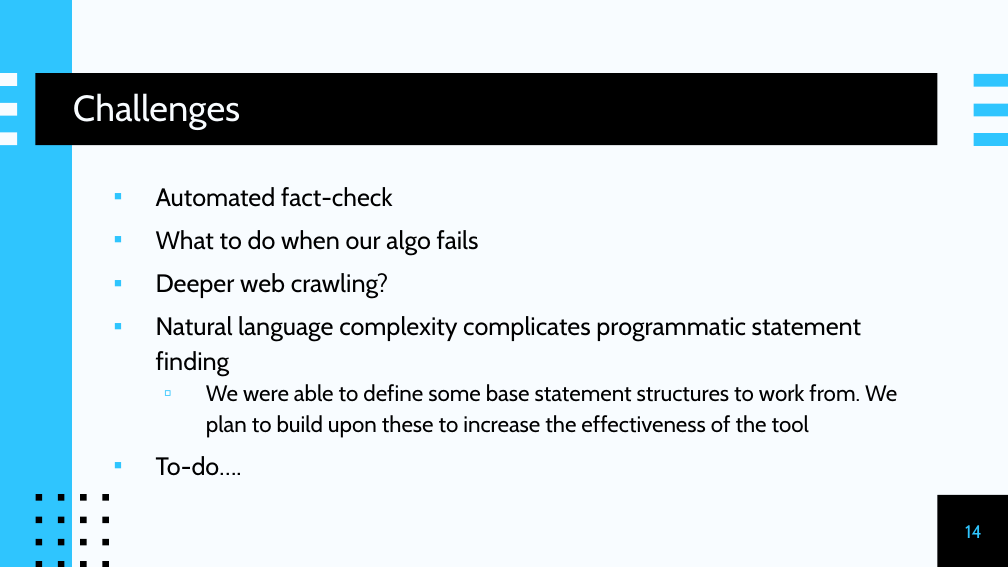
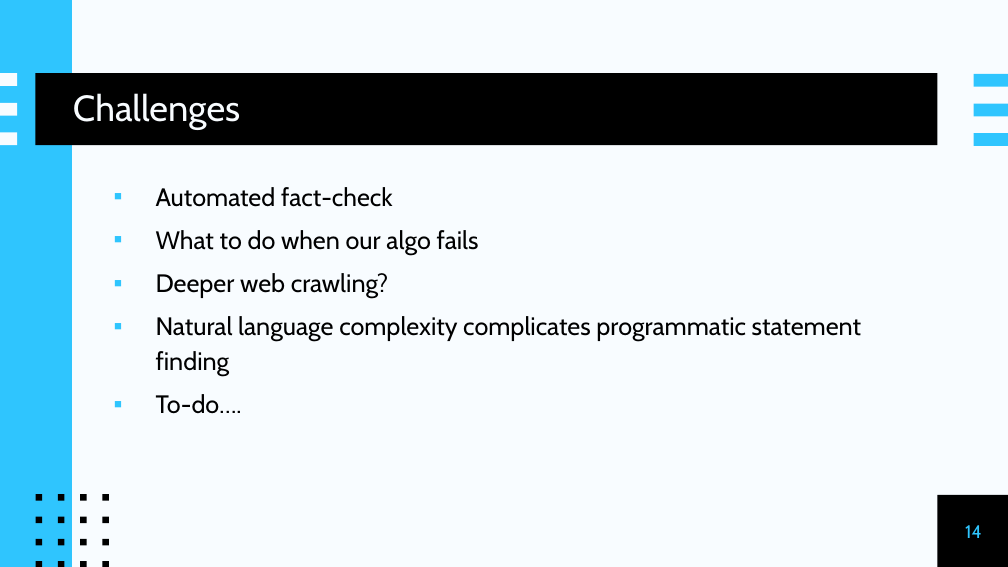
Before and after one commit to anease/senior-design, a slide deck: slide 14 of DeceptionDetective.pptx. Drawn at 1008x567 pixels with LibreOffice and Linux fonts; fonts in the diff are those of the drawing. Boxes give left, top, right and bottom in pixels: in the first picture for what was removed or moved away, otherwise in the second. Text is boxed around its words. In the diff, an @@ line names an element or a change of style, - is before the commit and + after.

```diff
--- a/DeceptionDetective.pptx
+++ b/DeceptionDetective.pptx
@@ text at bbox=[206, 384, 897, 438]: paragraph removed @@
-  ▫ We were able to define some base statement structures to work from. We plan to build upon these to increase the effectiveness of the tool
```
Also in this commit, not shown: 1 other slide changed, 1 other file.
